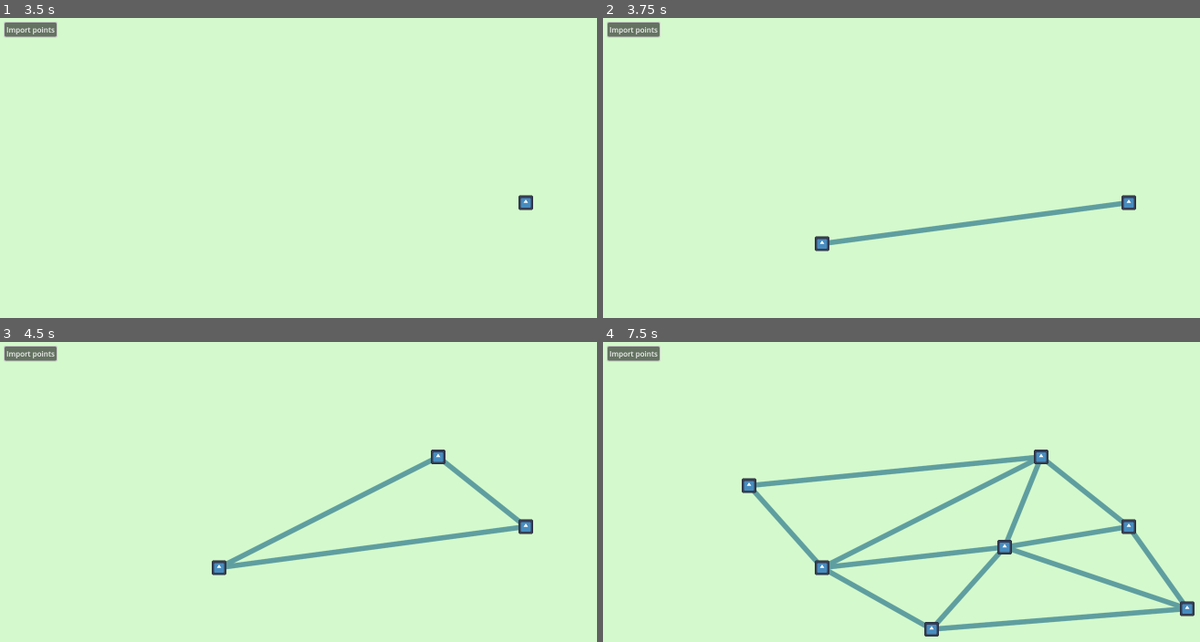
Above: before the commit, frames 1-4 (two rows, left to right).
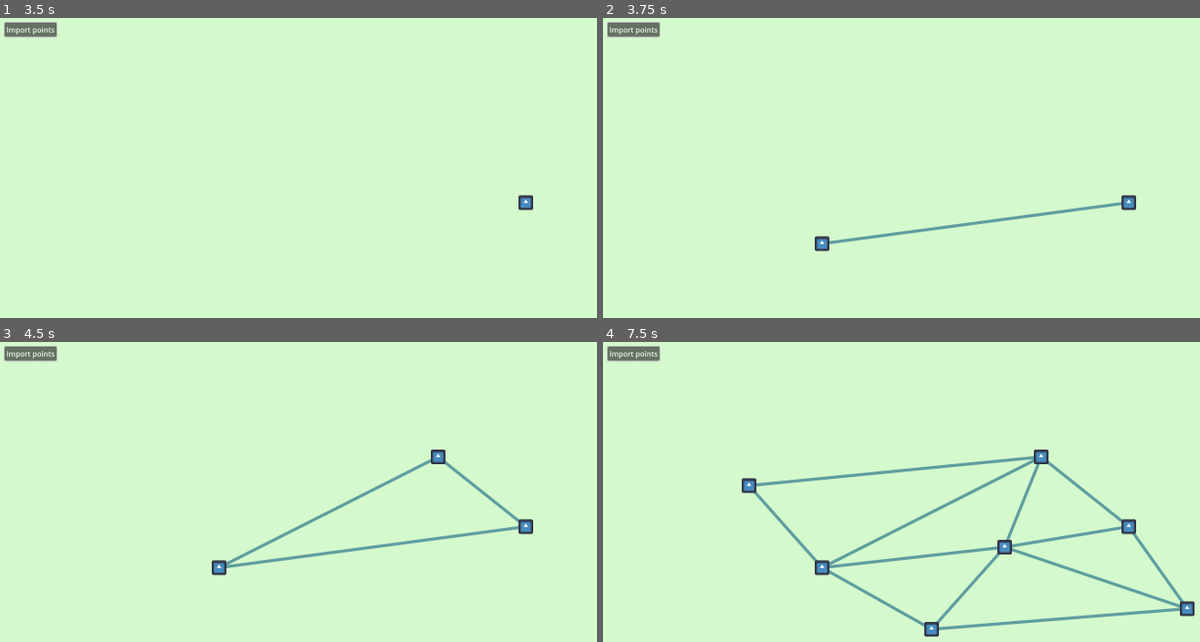
Above: after the commit, the same moments.

Repository: riorio805/geokom
Game: Godot game, scene res://main.tscn
Same seed, same stepped clock (60 frames per second), same inputs: the game is played once before the commit and once after it. The engine's default icon, where the game draws it, is replaced by a stand-in: a white triangle on a blue panel in a dark square.
Inputs (mouse positions are in pixels of both pictures, inside the frame that each line leads up to):
- Up to frame 1 (3.5 s): click "Import points" at 0.5 s; click "Import points" at 1.25 s; click "Import points" at 2 s; tap Enter at 2.75 s; move the mouse to (525, 204) at 2.77 s; click (525, 204) at 2.92 s
- Up to frame 2 (3.75 s): tap R (debug_reset) at 3.5 s; drag from (823, 243) to (931, 306) at 3.52 s
- Up to frame 3 (4.5 s): tap R (debug_reset) at 4.25 s; move the mouse to (435, 456) at 4.27 s; click (435, 456) at 4.42 s
- Up to frame 4 (7.5 s): tap R (debug_reset) at 5, 5.75, 6.5 s; drag from (931, 630) to (746, 486) at 5.02 s; move the mouse to (1188, 609) at 5.77 s; click (1188, 609) at 5.92 s; drag from (746, 486) to (859, 444) at 6.52 s; move the mouse to (1002, 546) at 7.27 s; click (1002, 546) at 7.42 s

Frame 1 is identical in both runs. In frame 2, 0.5% of the frame differs, in the area x 37-87%, y 60-76%; in frame 3, 1.1%; in frame 4, 3.0%, in the area x 25-98%, y 37-97%.

Commit message:
data structures should be done

Diff:
--- a/classes/arc_tree_node.gd
+++ b/classes/arc_tree_node.gd
@@ -20,15 +20,35 @@
 # Height for self-balancing
 var height:int
 
+# Keep a reference to the global event_queue
+var event_queue:PriorityQueue
+
 ## Initialize a arc
-func initialize(focus:Vertex, arc_parent:ArcTreeNode=null) -> void:
+func initialize(focus_vtx:Vertex, arc_parent:ArcTreeNode=null) -> void:
 	self.parent = arc_parent
-	self.left_vertex = focus
+	self.vertex = focus_vtx
 	self.height = 1
+
+static func create_node(focus_vtx:Vertex, arc_parent:ArcTreeNode=null) -> ArcTreeNode:
+	var out = ArcTreeNode.new()
+	out.initialize(focus_vtx, arc_parent)
+	return out
+
+
+func remove_all_references():
+	self.parent = null
 	self.left = null
 	self.right = null
+	self.vertex = null
 	self.prev = null
 	self.next = null
+	self.left_hedge = null
+	self.right_hedge = null
+	self.event_queue = null
+
+
+func is_leaf():
+	return self.left == null and self.right == null
 
 
 ## Get the breakpoint between both parabola (from the vertices) with the directrix = l_y.
@@ -49,19 +69,23 @@
 	# and can be avoided by having directrix start 1 down from the highest point
 	assert (not (y1 < MACHINE_EPS and y2 < MACHINE_EPS), "Both points cannot be close to the directrix")
 	if y1 < MACHINE_EPS:
+		@warning_ignore("confusable_local_declaration")
 		var x = left_vertex.point.x
 		# get y from other parabola at x
 		var x2 = right_vertex.point.x
 		# y = (x^2 - 2*x2 * x + x2^2 + y2^2)/y^2
+		@warning_ignore("confusable_local_declaration")
 		var y = (x**2 - 2 * x2 * x + x2**2 + y2**2) / (2*y2)
 		# translate back by l_y
 		y = y + l_y
 		return Vector2(x, y)
 	if y2 < MACHINE_EPS:
+		@warning_ignore("confusable_local_declaration")
 		var x = right_vertex.point.x
 		# get y from other parabola at x
 		var x1 = left_vertex.point.x
 		# y = (x^2 - 2*x1 * x + x1^2 + y1^2)/y1^2
+		@warning_ignore("confusable_local_declaration")
 		var y = (x**2 - 2 * x1 * x + x1**2 + y1**2) / (2*y1)
 		# translate back by l_y
 		y = y + l_y
@@ -72,7 +96,7 @@
 	var b = -2 * r * (1 + y1/y2)
 	var c = a * r**2 + y1**2 - y1 * y2
 	var sols = Equation.quadratic_solve_real(a, b, c)
-	assert (len(sols) >= 1, "No solutions exist")
+	assert (len(sols) >= 1, "No solutions exist: left={0}, right={1}".format([left_vertex, right_vertex]))
 
 	# Get correct x value
 	var x = 0
@@ -103,13 +127,27 @@
 	return Vector2(x, y)
 
 
+## Gets the y position of the arc given an x value and directrix l_y
+func get_y_at(x:float, l_y:float) -> float:
+	var p = vertex.point
+
+	# get coefs a,b,c,d, then sub x in y=a(x^2 + b.x + c)
+	var a = 1/(2 * (p.y - l_y))
+	var b = -2 * p.x
+	var c = pow(p.x, 2) + pow(p.y, 2) - pow(l_y, 2)
+
+	return a * (pow(x, 2) + b * (x) + c)
+
+
 ## Get the bound points of this arc. (where this arc "ends")
 ## Assumes that both prev and next exists.
 func get_bounds(l_y:float) -> Array[Vector2]:
-	return [
-		ArcTreeNode.get_breakpoint(self.prev.vertex, self.vertex, l_y),
-		ArcTreeNode.get_breakpoint(self.vertex, self.next.vertex, l_y)
-	]
+	var out:Array[Vector2] = [Vector2(), Vector2()]
+	if self.prev != null:
+		out[0] = ArcTreeNode.get_breakpoint(self.prev.vertex, self.vertex, l_y)
+	if self.next != null:
+		out[1] = ArcTreeNode.get_breakpoint(self.vertex, self.next.vertex, l_y)
+	return out
 
 
 # string representation
@@ -119,131 +157,282 @@
 			+ "=======================")
 func _get_string(indent:String, h:int=0) -> String:
 	var out = ""
-	if self.right_node != null:
-		out += self.right_node._get_string("R----", h + 1)
+	if self.right != null:
+		out += self.right._get_string("R----", h + 1)
 	out += ("	".repeat(h)
 			+ indent
-			+ str(self.left_vertex)
-			+ ((", " + str(self.right_vertex)) if not self.is_leaf else "")
+			+ str(self.vertex)
 			+ " // "
 			+ str(self.height)) + "\n"
-	if self.left_node != null:
-		out += self.left_node._get_string("L----", h + 1)
+	if self.left != null:
+		out += self.left._get_string("L----", h + 1)
 	return out
+
+## Finds the beach line arc with sweep line = l_y corresponding to the x value
+func find (x: float, l_y:float) -> ArcTreeNode:
+	# special case: if node is on the edge, then return node
+	var bounds = self.get_bounds(l_y)
+	# if x is below left bound (if exists), check left
+	if self.left != null and x < bounds[0].x:
+		return self.left.find(x, l_y)
+	# if x is above right bound (if exists), check right
+	elif self.right != null and x > bounds[1].x:
+		return self.right.find(x, l_y)
+	# Return self if x is in bounds (inclusive)
+	return self
+
+## Replace the child node `from` to the node `to`
+func replace_child(from:ArcTreeNode, to:ArcTreeNode):
+	if self.left == from:
+		self.left = to
+	elif self.right == from:
+		self.right = to
+
+
+# ==================
+# Add/split arcs
+# ==================
+
+func get_focus_angle() -> float:
+	if self.prev == null or self.next == null:
+		return 1
+	var left_edge = self.vertex.point - self.prev.vertex.point
+	var right_edge = self.next.vertex.point - self.vertex.point
+	return left_edge.angle_to(right_edge)
+
+## Split an arc given a new vertex
+func split_arc(focus:Vertex) -> ArcTreeNode:
+	var l_y = focus.point.y
+	var bounds = self.get_bounds(l_y)
+
+	# if x is below bounds, check left
+	if self.left != null and focus.point.x < bounds[0].x:
+		self.left = self.left.split_arc(focus)
+		return self._balance()
+	# if x is above bounds, check right
+	elif self.right != null and focus.point.x > bounds[1].x:
+		self.right = self.right.split_arc(focus)
+		return self._balance()
+
+	# found arc, create new arcs as split
+	var left_arc = ArcTreeNode.create_node(self.vertex)
+	var right_arc = ArcTreeNode.create_node(self.vertex)
+	left_arc.event_queue = self.event_queue
+	right_arc.event_queue = self.event_queue
+	self.vertex = focus
+	# add created nodes to children, keeping position
+	if self.left == null:	self.add_leftmost(left_arc)
+	else:		self.left = self.left.add_rightmost(left_arc)
+	self.prev = left_arc
+	if self.right == null:	self.add_rightmost(right_arc)
+	else:		self.right = self.right.add_leftmost(right_arc)
+	self.next = right_arc
+
+	# Create edges starting at the x of focus and the y at the parabola,
+	var edge_start = Vertex.create_vertex(
+		Vector2(focus.point.x, self.get_y_at(focus.point.x, l_y)))
+	var edge_from_right_top = DCEdge.create_dcedge(edge_start, null, self.vertex.face)
+	var edge_to_left_top = DCEdge.create_dcedge(null, edge_start, self.vertex.face)
+	var edge_from_left_btm = DCEdge.create_dcedge(null, edge_start, focus.face)
+	var edge_to_right_btm = DCEdge.create_dcedge(edge_start, null, focus.face)
+	edge_from_right_top.set_edge_connection(
+			edge_to_left_top, null, edge_to_right_btm)
+	edge_to_left_top.set_edge_connection(
+			null, edge_from_right_top, edge_from_left_btm)
+	edge_from_left_btm.set_edge_connection(
+			edge_to_right_btm, null, edge_to_left_top)
+	edge_to_right_btm.set_edge_connection(
+			null, edge_from_left_btm, edge_from_right_top)
+
+	# then attach them to the arc edges
+	left_arc.left_hedge = self.left_hedge
+	right_arc.right_hedge = self.right_hedge
+	self.left_hedge = edge_from_left_btm
+	self.right_hedge = edge_to_right_btm
+	left_arc.right_hedge = edge_to_left_top
+	right_arc.left_hedge = edge_from_right_top
+
+	# Check for arc triples that can cause an arc to disappear,
+	# disappear candidates: left_arc, right_arc
+	# Check by using foci angles
+	if left_arc.get_focus_angle() < -MACHINE_EPS:
+		var circle = Circle.create_from_3_points(
+			left_arc.prev.vertex.point, left_arc.vertex.point, left_arc.next.vertex.point)
+		var event = CircleEvent.create_circle_event(circle.center.y - circle.radius,
+			left_arc.prev, left_arc, left_arc.next)
+		print(event)
+		#event_queue.add(event)
+	if right_arc.get_focus_angle() < -MACHINE_EPS:
+		var circle = Circle.create_from_3_points(
+			right_arc.prev.vertex.point, right_arc.vertex.point, right_arc.next.vertex.point)
+		var event = CircleEvent.create_circle_event(circle.center.y - circle.radius,
+			right_arc.prev, right_arc, right_arc.next)
+		print(event)
+		#event_queue.add(event)
+
+	return self._balance()
+
+func add_rightmost(arc:ArcTreeNode) -> ArcTreeNode:
+	if self.right != null:
+		self.right = self.right.add_rightmost(arc)
+	else:
+		arc.next = self.next
+		if arc.next != null:
+			arc.next.prev = arc
+		arc.prev = self
+		arc.parent = self
+		self.right = arc
+		self.next = arc
+	self.update_height()
+	return self._balance()
+
+func add_leftmost(arc:ArcTreeNode) -> ArcTreeNode:
+	if self.left != null:
+		self.left = self.left.add_leftmost(arc)
+	else:
+		arc.prev = self.prev
+		if arc.prev != null:
+			arc.prev.next = arc
+		arc.next = self
+		arc.parent = self
+		self.left = arc
+		self.prev = arc
+	self.update_height()
+	return self._balance()
+
+
+
+# ==================
+# Delete arc
+# ==================
+
+static func delete_arc(to_delete:ArcTreeNode, l_y:float) -> ArcTreeNode:
+	# handle edges first
+	var end_pos = Vertex.create_vertex(to_delete.get_bounds(l_y)[0])
+	to_delete.left_hedge.start = end_pos
+	to_delete.left_hedge.twin.end = end_pos
+	to_delete.right_hedge.end = end_pos
+	to_delete.right_hedge.twin.start = end_pos
+
+	# add arcs that change positions (prev until leaf)
+	var to_change:Array[ArcTreeNode] = [to_delete]
+	while not to_change[-1].is_leaf():
+		to_change.append(to_delete.prev)
+	to_change.reverse()
+
+	# keep parent for later check
+	var tmp_par = to_delete.parent
+
+	# reorder tree to remove `to_delete` from tree
+	for idx in range(len(to_change)-1):
+		# to_change[idx] has no effective connections, and will replace to_change[idx+1]
+		var change_prev = to_change[idx]
+		var change_next = to_change[idx+1]
+		change_prev.parent = change_next.parent
+		change_prev.left = change_next.left
+		change_prev.right = change_next.right
+		change_next.parent.replace_child(change_next, change_prev)
+	# final replace
+	if len(to_change) < 2:
+		to_delete.parent.replace_child(to_delete, null)
+	else:
+		to_delete.parent.replace_child(to_delete, to_change[-2])
+
+	# remove `to_delete` from "linked list"
+	if to_delete.prev != null:
+		to_delete.prev.next = to_delete.next
+	if to_delete.next != null:
+		to_delete.next.prev = to_delete.prev
+
+	# "delete" the arc
+	to_delete.remove_all_references()
+	if len(to_change) < 2:
+		if tmp_par.parent == null:
+			return tmp_par._balance()
+		return tmp_par.parent._balance_up(tmp_par)
+	# rebalance up until root node
+	if to_change[-2].parent == null:
+		return to_change[-2]._balance()
+	return to_change[-2].parent._balance_up(to_change[-2])
+
+
+# Balance recursively up until root node reached
+func _balance_up(from:ArcTreeNode):
+	# balance from child
+	if self.left == from:
+		self.left = self.left._balance()
+	elif self.right == from:
+		self.right = self.right._balance()
+
+	# recurse into parent (if root then return balanced root)
+	if self.parent == null:
+		return self._balance()
+	else:
+		return self.parent._balance_up(self)
+
+
+
+
+# =============
+# Balancing
+# =============
 
 ## Update current node height based on childs
 func update_height() -> void:
-	var lh = 0 if (self.left_node == null) else self.left_node.height
-	var rh = 0 if (self.right_node == null) else self.right_node.height
+	var lh = 0 if (self.left == null) else self.left.height
+	var rh = 0 if (self.right == null) else self.right.height
 	self.height = max(lh, rh) + 1
 
 ## Returns difference between left_node and right_node heights.
 ## Returns negative if left_node is taller, positive if right_node is taller, and 0 for same heights.
 func height_difference() -> int:
-	var lh = 0 if (self.left_node == null) else self.left_node.height
-	var rh = 0 if (self.right_node == null) else self.right_node.height
+	var lh = 0 if (self.left == null) else self.left.height
+	var rh = 0 if (self.right == null) else self.right.height
 	return lh - rh
-
-## Finds the beach line arc with sweep line = l_y corresponding to the x value
-func find (x: float, l_y:float) -> ArcTreeNode:
-	# special case: if node is on the edge, then return node
-	if self.prev == null or self.next == null:
-		return self
-	var bounds = self.get_bounds(l_y)
-	# if x is below bounds, check left
-	if x < bounds[0].x:
-		return self.left.find(x, l_y)
-	# if x is above bounds, check right
-	elif x > bounds[1].x:
-		return self.right.find(x, l_y)
-	# Return self if x is in bounds (inclusive)
-	return self
-
-# Add an arc with focus at vertex recursively
-static func add_arc(
-		node:ArcTreeNode, vertex:Vertex, _from_right:bool=true
-	) -> ArcTreeNode:
-	if node.prev != null and node.next != null:
-		var bounds = node.get_bounds(vertex.point.y)
-		# if x is below bounds, check left
-		if vertex.point.x < bounds[0].x:
-			return node.left.add_arc(node, vertex, false)
-		# if x is above bounds, check right
-		elif vertex.point.x > bounds[1].x:
-			return node.right.add_arc(node, vertex, true)
-
-	return node
-
-# Assumes root node is not a leaf node
-static func delete_leaf(
-		node:ArcTreeNode, target:ArcTreeNode
-	) -> ArcTreeNode:
-
-
-	return node
-
-"""
-static TreeNode delete(TreeNode cur, int x) {
-	if (cur == null) return null;
-	if (x < cur.value) {
-		cur.left = delete(cur.left, x);
-	}
-	else if (x > cur.value) {
-		cur.right = delete(cur.right, x);
-	}
-	else {
-		if (cur.right == null) {
-			return cur.left;
-		}
-		else if (cur.left == null) {
-			return cur.right;
-		}
-		cur.value = cur.left.findBiggest().value;
-		cur.left = delete(cur.left, cur.value);
-	}
-	cur.updateHeight();
-	return cur.balance();
-}
-"""
-
-# =========
-# Rotations
-# =========
 
 func _balance() -> ArcTreeNode:
 	# left - right
 	var hd = self.height_difference()
 	if hd > 1:
-		hd = self.left_node.height_difference()
+		hd = self.left.height_difference()
 		if hd >= 0:	return self._single_rotate_right()
 		else:		return self._rotate_LR()
 	elif hd < -1:
-		hd = self.right_node.height_difference()
+		hd = self.right.height_difference()
 		if hd <= 0:	return self._single_rotate_left()
 		else:		return self._rotate_RL()
+	self.update_height()
 	return self
 
 
 func _single_rotate_left() -> ArcTreeNode:
-	var tmp = self.right_node
-	self.right_node = tmp.left_node
-	tmp.left_node = self
+	var tmp = self.right
+	tmp.parent = self.parent
+	self.right = tmp.left
+	if self.right != null:
+		self.right.parent = self
+	tmp.left = self
+	self.parent = tmp
 
 	self.update_height()
 	tmp.update_height()
 	return tmp
 
 func _single_rotate_right() -> ArcTreeNode:
-	var tmp = self.left_node
-	self.left_node = tmp.right_node
-	tmp.right_node = self
+	var tmp = self.left
+	tmp.parent = self.parent
+	self.left = tmp.right
+	if self.left != null:
+		self.left.parent = self
+	tmp.right = self
+	self.parent = tmp
 
 	self.update_height()
 	tmp.update_height()
 	return tmp
 
 func _rotate_LR() -> ArcTreeNode:
-	self.left_node = self.left_node._single_rotate_left()
+	self.left = self.left._single_rotate_left()
 	var tmp = self._single_rotate_right()
 
 	self.update_height()
@@ -251,7 +440,7 @@
 	return tmp
 
 func _rotate_RL() -> ArcTreeNode:
-	self.right_node = self.right_node._single_rotate_right()
+	self.right = self.right._single_rotate_right()
 	var tmp = self._single_rotate_left()
 
 	self.update_height()
--- /dev/null
+++ b/classes/circle.gd
@@ -0,0 +1,30 @@
+extends Resource
+class_name Circle
+
+const MACHINE_EPS = 1e-7
+
+var center:Vector2
+var radius:float
+
+static func create_circle(c:Vector2, r:float) -> Circle:
+	var out = Circle.new()
+	out.center = c
+	out.radius = r
+	return out
+
+
+static func create_from_3_points(p1:Vector2, p2:Vector2, p3:Vector2) -> Circle:
+	var wt = p3 - p1
+	var wb = p2 - p1
+	var w = Vector2(wt.dot(wb), wt.dot(Vector2(-wb.y, wb.x))) / wb.length_squared()
+
+	var tmp = w - Vector2(w.length_squared(), 0)
+	var tmp2 = Vector2(0,2*w.y)
+	tmp = Vector2(tmp.dot(tmp2), tmp.dot(Vector2(-tmp2.y, tmp2.x))) / tmp2.length_squared()
+	var c = Vector2(wb.x * tmp.x - wb.y * tmp.y, wb.x * tmp.y + wb.y * tmp.x) + p1
+	var r = (p1 - c).length()
+
+	return Circle.create_circle(c, r)
+
+func _to_string():
+	return "(c={0}, r={1})".format([center, radius])
--- a/classes/dc_edge.gd
+++ b/classes/dc_edge.gd
@@ -1,8 +1,8 @@
 class_name DCEdge
 extends Edge
 
-#var start: Vector2 ## Starting vertex of edge
-#var end: Vector2 ## Other vertex of edge
+#var start:Vertex ## Starting vertex of edge
+#var end: Vertex ## Other vertex of edge
 var face: Face ## Face connected to edge
 
 var twin: DCEdge ## The other edge that is similar to this edge
@@ -16,7 +16,7 @@
 	self.face = edge_face
 	return self
 
-static func init(start_point:Vector2, end_point:Vector2, edge_face:Face) -> DCEdge:
+static func create_dcedge(start_point:Vertex=null, end_point:Vertex=null, edge_face:Face=null) -> DCEdge:
 	var out = DCEdge.new()
 	out.start = start_point
 	out.end = end_point
@@ -31,20 +31,8 @@
 func length():
 	return (end.point - start.point).length()
 
-## Sets all connections in one go (using weak references)
+## Sets all connections
 func set_edge_connection(next_edge:DCEdge=null, prev_edge:DCEdge=null, twin_edge:DCEdge=null):
-	self.set_next_edge(next_edge)
-	self.set_prev_edge(prev_edge)
-	self.set_twin_edge(twin_edge)
-
-## Sets next edge (using weak references)
-func set_next_edge(next_edge:DCEdge):
-	self.next = weakref(next_edge)
-
-## Sets prev edge (using weak references)
-func set_prev_edge(prev_edge:DCEdge):
-	self.prev = weakref(prev_edge)
-
-## Sets twin edge (using weak references)
-func set_twin_edge(twin_edge:DCEdge):
-	self.twin = weakref(twin_edge)
+	self.next = next_edge
+	self.prev = prev_edge
+	self.twin = twin_edge
--- a/classes/prio_queue.gd
+++ b/classes/prio_queue.gd
@@ -1,7 +1,65 @@
 extends Object
-class_name PriorityQueue
+class_name PriorityQueue ## MinHeap Priority Queue
 
 var pq:Array = []
+var value_func:Callable
 
-static func init(initial):
-	pass
+static func create_pq(initial:Array=[], value_fn:Callable=func(x):return x ) -> PriorityQueue:
+	var out = PriorityQueue.new()
+	out.pq = initial
+	out.value_func = value_fn
+	out.heapify()
+	return out
+
+func is_empty() -> bool:
+	return len(pq) == 0
+
+func add(value):
+	pq.append(value)
+	percolate_up(len(pq)-1)
+
+func remove():
+	var out = pq[0]
+	if len(pq) > 1:
+		pq[0] = pq.pop_back()
+		percolate_down(0)
+	else:
+		pq = []
+	return out
+
+
+func heapify():
+	for i in range(len(pq)-1, -1, -1):
+		percolate_down(i)
+
+func get_min_child_index(curr:int) -> int:
+	var left = 2 * curr + 1
+	if left >= len(pq): return -1
+
+	if left + 1 >= len(pq):
+		return left
+	elif (self.value_func.call(pq[left]) <=
+		  self.value_func.call(pq[left + 1])):
+		return left
+	else:
+		return left + 1
+
+func percolate_down(index:int):
+	assert(index >= 0 and index < len(pq), "percolate_down: Index {0} must be inside array bounds < {1}".format([index, len(pq)]))
+	var min = get_min_child_index(index)
+	if min != -1 and value_func.call(pq[min]) < value_func.call(pq[index]):
+		var tmp = pq[min]
+		pq[min] = pq[index]
+		pq[index] = tmp
+
+		percolate_down(min)
+
+func percolate_up(index:int):
+	assert(index >= 0 and index < len(pq), "percolate_up: Index must be inside array bounds")
+	var par = (index - 1) / 2
+	if index != 0 and value_func.call(pq[index]) < value_func.call(pq[par]):
+		var tmp = pq[par]
+		pq[par] = pq[index]
+		pq[index] = tmp
+
+		percolate_up(par)
--- a/classes/vertex.gd
+++ b/classes/vertex.gd
@@ -2,17 +2,20 @@
 class_name Vertex
 
 var point:Vector2
+var face:Face = null
 var connected_edges:Array[Edge]
 
-static func create_vertex(at_point:Vector2) -> Vertex:
+static func create_vertex(at_point:Vector2, in_face:Face=null) -> Vertex:
 	var out = Vertex.new()
 	out.point = at_point
+	out.face = in_face
 	return out
 
 ## Deprecated
 static func init(at_point:Vector2) -> Vertex:
 	return create_vertex(at_point)
 
+## Deprecated
 func initialize(at_point:Vector2) -> Vertex:
 	self.point = at_point
 	return self
--- a/objects/delaunay_rndinc/delaunay_rndinc.gd
+++ b/objects/delaunay_rndinc/delaunay_rndinc.gd
@@ -2,16 +2,21 @@
 
 const range_mod = 1
 
-# :Array[DEdge]
-var draw_edges:Array[DEdge] = []
+var draw_triangles:Array[DTriangle] = []
 
 var color = Color.CADET_BLUE
-var line_width = 10
+var line_width = 5
 
 func _draw() -> void:
-	for edge in draw_edges:
-		draw_line(edge.start.point, edge.end.point, color, line_width, true)
+	for tri in draw_triangles:
+		if not tri.e1.is_infinite():
+			draw_line(tri.e1.start.point, tri.e1.end.point, color, line_width, true)
+		if not tri.e2.is_infinite():
+			draw_line(tri.e2.start.point, tri.e2.end.point, color, line_width, true)
+		if not tri.e3.is_infinite():
+			draw_line(tri.e3.start.point, tri.e3.end.point, color, line_width, true)
 		pass
+
 
 func _process(_delta) -> void:
 	if Input.is_action_just_pressed("debug"):
@@ -21,10 +26,12 @@
 
 func update_with_points(nodes:Array):
 	#print("========= UPDATE =========")
+	free_triangles()
+
 	if len(nodes) == 0:
-		draw_edges = []
 		queue_redraw()
 		return
+
 	var points = nodes.map(func (p): return p.position)
 	points = _array_unique(points)
 	var vertices:Array[Vertex] = []
@@ -50,8 +57,18 @@
 			#print("NEW POINT: ", vtx)
 			root_tri.split_at(vtx)
 
-	draw_edges = root_tri.get_all_leaf_edges()
+	draw_triangles = root_tri.get_all_leaf_tris()
+	print("depth: ", root_tri.get_tree_depth())
+	print("points: ", len(vertices))
+	#print(draw_triangles)
+	DTriangle.free_all_non_leaf(root_tri)
 	queue_redraw()
+
+
+func free_triangles():
+	for tri in draw_triangles:
+		tri.remove_all_references()
+	draw_triangles = []
 
 
 func _array_unique(array: Array) -> Array:
--- a/objects/delaunay_rndinc/dtriangle.gd
+++ b/objects/delaunay_rndinc/dtriangle.gd
@@ -41,32 +41,54 @@
 	var out = DTriangle.new()
 	return out
 
+
+static func free_all_non_leaf(tri:DTriangle):
+	var to_delete:Array[DTriangle] = [tri]
+	while not to_delete.is_empty():
+		var nxt = to_delete.pop_front()
+		if len(nxt.child_tris) == 0:
+			continue
+		else:
+			to_delete.append_array(nxt.child_tris)
+			nxt.remove_all_references()
+
+func remove_all_references():
+	self.p1 = null
+	self.p2 = null
+	self.p3 = null
+	self.e1 = null
+	self.e2 = null
+	self.e3 = null
+	self.child_tris = []
+
 func _to_string():
 	return "DTriangle: {0} -> {1} -> {2}".format([str(p1), str(p2), str(p3)])
 
 
-## Returns all edges that are part of the triangulation,
+## Returns all leaf triangles that are part of the triangulation,
 ## except the ones connected to an infinite vertex
-func get_all_leaf_edges() -> Array[DEdge]:
-	var edges = Dictionary()
+func get_all_leaf_tris() -> Array[DTriangle]:
+	var out_tris = Dictionary()
 	var tris:Array[DTriangle] = [self]
 	while not tris.is_empty():
 		var nxt_tri:DTriangle = tris.pop_front()
 		if len(nxt_tri.child_tris) == 0:
-			if not nxt_tri.e1.is_infinite():
-				edges.get_or_add(nxt_tri.e1, null)
-			if not nxt_tri.e2.is_infinite():
-				edges.get_or_add(nxt_tri.e2, null)
-			if not nxt_tri.e3.is_infinite():
-				edges.get_or_add(nxt_tri.e3, null)
+			out_tris.get_or_add(nxt_tri, null)
 		else:
 			for e in nxt_tri.child_tris:
 				tris.append(e)
-	var out:Array[DEdge] = []
-	for e in edges.keys():
+	var out:Array[DTriangle] = []
+	for e in out_tris.keys():
 		out.append(e)
 	return out
 
+
+func get_tree_depth() -> int:
+	var out = 0
+	if len(self.child_tris) == 0: return 1
+	for tri in self.child_tris:
+		out = max(out, tri.get_tree_depth() + 1)
+	return out
 
 
 func split_at(vtx:Vertex):
--- a/objects/dots.gd
+++ b/objects/dots.gd
@@ -52,7 +52,7 @@
 func create_at(pos:Vector2) -> bool:
 	# Check if dot exist at pos
 	if get_dot_at(pos) != -1:
-		print(pos, " is no")
+		#print(pos, " is no")
 		return false
 	# No dots at pos, create new
 	var new_dot = dot_scene.instantiate()
--- /dev/null
+++ b/objects/void_fortune/circle_event.gd
@@ -0,0 +1,24 @@
+extends Event
+class_name CircleEvent
+
+#var y:float
+var arc1:ArcTreeNode
+var arc2:ArcTreeNode
+var arc3:ArcTreeNode
+
+static func create_circle_event(y_val:float, a1:ArcTreeNode, a2:ArcTreeNode, a3:ArcTreeNode) -> CircleEvent:
+	var out = CircleEvent.new()
+	out.y = y_val
+	out.arc1 = a1
+	out.arc2 = a2
+	out.arc3 = a3
+	return out
+
+
+func is_valid() -> bool:
+	if arc1 == null or arc2 == null or arc3 == null: return false
+	return arc1.next == arc2 and arc2.next == arc3
+
+func _to_string():
+	return "CircleEvent:: vtx: {0} - {1} - {2}, y={3}".format(
+		[self.arc1.vertex, self.arc2.vertex, self.arc3.vertex, self.y])
--- /dev/null
+++ b/objects/void_fortune/event.gd
@@ -0,0 +1,10 @@
+extends Resource
+class_name Event
+
+var y:float
+
+
+
+func is_valid() -> bool:
+	assert(false, "Please override `is_valid()` in the derived script.")
+	return false
--- a/start.gd
+++ b/start.gd
@@ -1,14 +1,19 @@
 extends Node
 
 func _ready() -> void:
-	#print(rad_to_deg(Vector2(0,1).angle_to(Vector2(1,0))))
-	#var p1 = Vertex.create_vertex(Vector2(0,0))
-	#var p2 = Vertex.create_vertex(Vector2(0,5))
-	#var p3 = Vertex.create_vertex(Vector2(-4,0))
+	var v1 = Vertex.create_vertex(Vector2(3,16))
+	var v2 = Vertex.create_vertex(Vector2(15,9))
+	var v3 = Vertex.create_vertex(Vector2(7,7))
 
-
-	#print(Vertex.get_max_vertex([p1, p2, p3]))
-	#print(Vertex.get_min_vertex([p1, p2, p3]))
-	#print(InfXVertex.Direction.X_PLUS)
-	#print(InfXVertex.Direction.X_MIN * sign(-1))
+	var root = ArcTreeNode.create_node(v1)
+	print(root)
+	root = root.split_arc(v2)
+	print(root)
+	root = root.split_arc(v3)
+	print(root)
+	print()
+	var l_y = 6.49821615219116
+	var disappear = root.left.right
+	root = ArcTreeNode.delete_arc(disappear, l_y)
+	print(root)
 	pass
